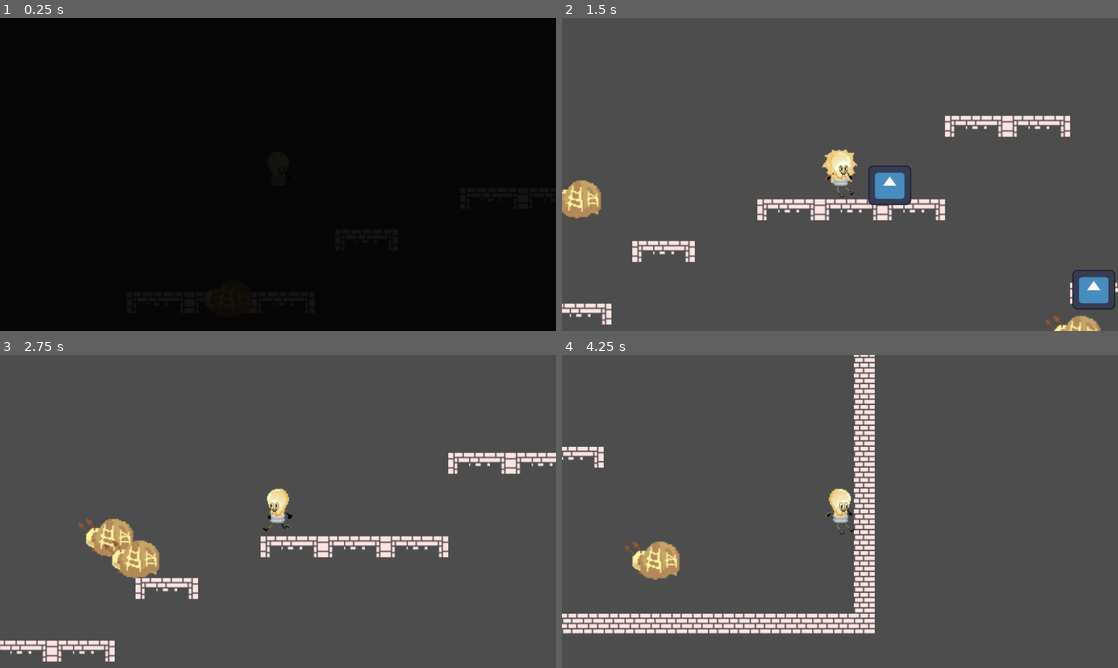
Above: before the commit, frames 1-4 (two rows, left to right).
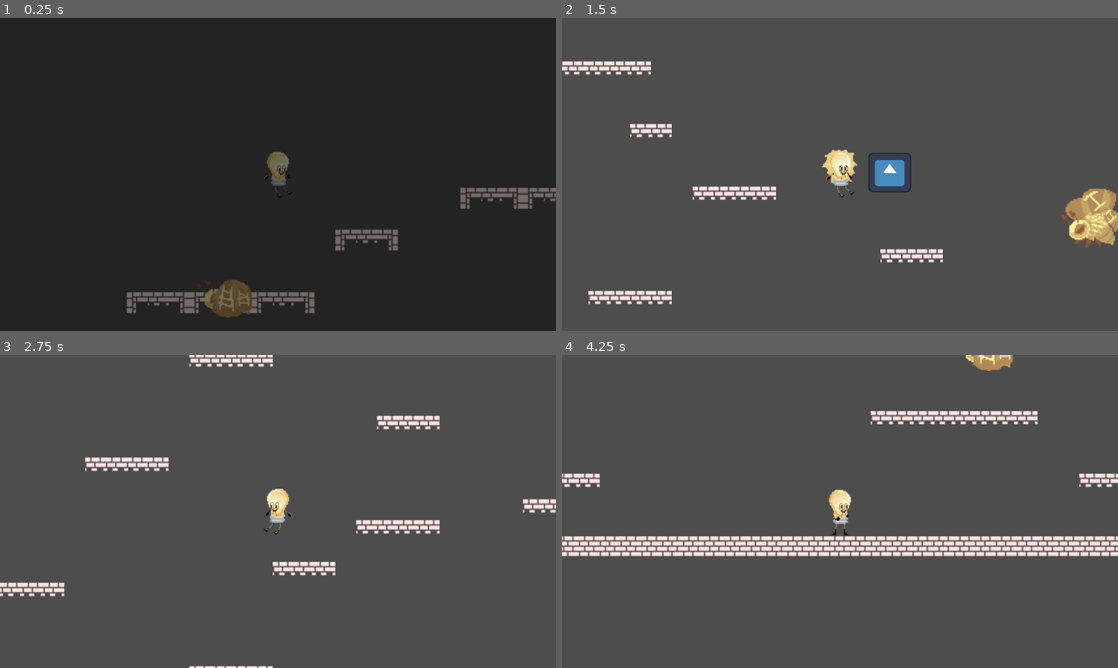
Above: after the commit, the same moments.

Repository: EXLAIZOR/tick-times
Game: Godot game, scene res://Scenes/level1.tscn
Same seed, same stepped clock (60 frames per second), same inputs: the game is played once before the commit and once after it. The engine's default icon, where the game draws it, is replaced by a stand-in: a white triangle on a blue panel in a dark square.
Inputs (mouse positions are in pixels of both pictures, inside the frame that each line leads up to):
- Up to frame 1 (0.25 s): no input
- Up to frame 2 (1.5 s): move the mouse to (962, 158) at 0.52 s; hold D (MoveRight) from 0.53 s (still down); click (962, 158) at 0.6 s; tap W (Jump) at 0.77 s; move the mouse to (728, 190) at 1.27 s; click (728, 190) at 1.35 s
- Up to frame 3 (2.75 s): tap W (Jump) at 1.52 s; move the mouse to (333, 442) at 2.02 s; release D (MoveRight) at 2.03 s; hold A (MoveLeft) from 2.03 s (still down); click (333, 442) at 2.1 s
- Up to frame 4 (4.25 s): move the mouse to (812, 574) at 2.77 s; release A (MoveLeft) at 2.78 s; hold D (MoveRight) from 2.78 s (still down); click (812, 574) at 2.85 s; tap W (Jump) at 3.02, 3.77 s; move the mouse to (1006, 558) at 3.52 s; click (1006, 558) at 3.6 s

The runs differ from the first frame. In frame 1, 100% of the frame differs, in the area x 0-100%, y 0-100%; in frame 2, 9.0%; in frame 3, 8.3%; in frame 4, 15%.

Commit message:
closed lvl openings

Diff:
--- a/Scenes/level1.tscn
+++ b/Scenes/level1.tscn
@@ -152,7 +152,7 @@
 
 [node name="TileMapLayer" type="TileMapLayer" parent="." unique_id=1118061081]
 position = Vector2(-4, -3)
-tile_map_data = PackedByteArray("AAAAACwAAAAPAAQAAAABACwAAAA …(6191 unchanged characters)… AMAAEAAAA9AA8AAAANAAEAAAA+AA8AAAAOAAEAAAA=")
+tile_map_data = PackedByteArray("AAAAACwAAAAPAAQAAAABACwAAAA …(6191 unchanged characters)… AMAAEAAAA9AA8AAAANAAEAAAA+AA8AAAAOAAEAAABQAAEAAAAPAAQAAABQAAIAAAAPAAQAAABQAAMAAAAPAAQAAABQAAQAAAAPAAQAAABQAAUAAAAPAAQAAAA=")
 tile_set = SubResource("TileSet_e1x5f")
 
 [node name="Player" parent="." unique_id=1425424670 instance=ExtResource("2_vly50")]
--- a/Scenes/level_3.tscn
+++ b/Scenes/level_3.tscn
@@ -144,7 +144,7 @@
 
 [node name="TileMapLayer" type="TileMapLayer" parent="." unique_id=1914430961]
 position = Vector2(0, -1)
-tile_map_data = PackedByteArray("AAAAAAAAAAAPAAQAAAAAAAEAAAA …(6032 unchanged characters)… AAAAAAQBGACAAAQAAAAAAAQATACIAAQAAAAAAAQBOAAYAAAACAAEAAABNAAYAAAACAAEAAABMAAYAAAACAAEAAABLAAYAAAACAAEAAABKAAYAAAACAAEAAAA=")
+tile_map_data = PackedByteArray("AAAAAAAAAAAPAAQAAAAAAAEAAAA …(6032 unchanged characters)… AAAAAAQBGACAAAQAAAAAAAQATACIAAQAAAAAAAQBPAAMAAAAPAAQAAABPAAQAAAAPAAQAAABPAAUAAAAPAAQAAAD//wIAAAAPAAQAAAD//wMAAAAPAAQAAAD//wQAAAAPAAQAAAD//wUAAAAPAAQAAAD//wYAAAAPAAQAAAD//wcAAAAPAAQAAAA=")
 tile_set = SubResource("TileSet_e1x5f")
 
 [node name="Player" parent="." unique_id=1425424670 instance=ExtResource("3_vwg62")]
